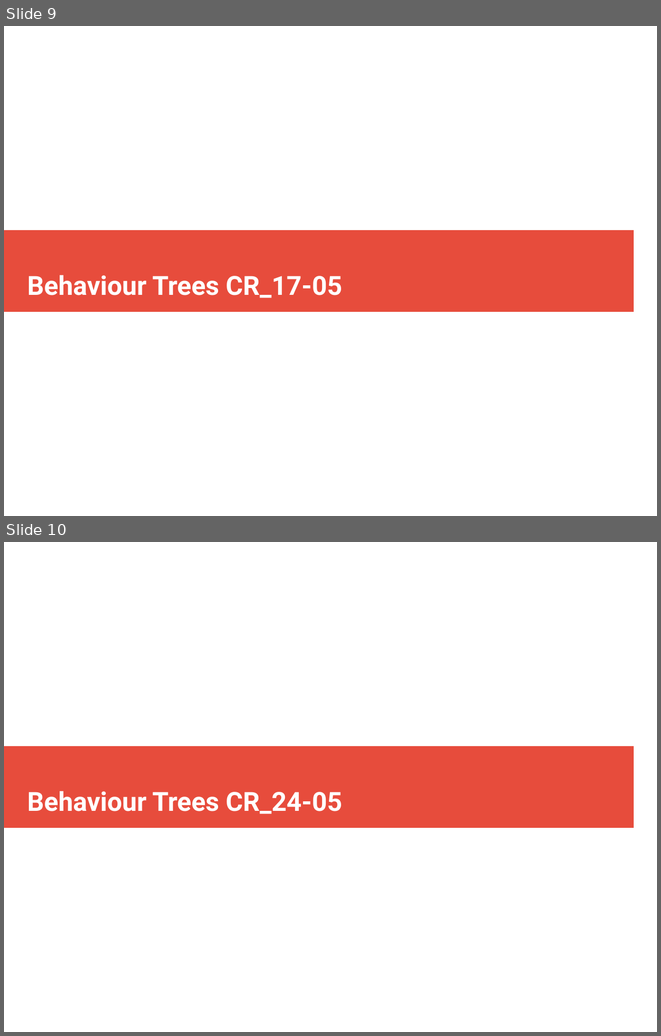
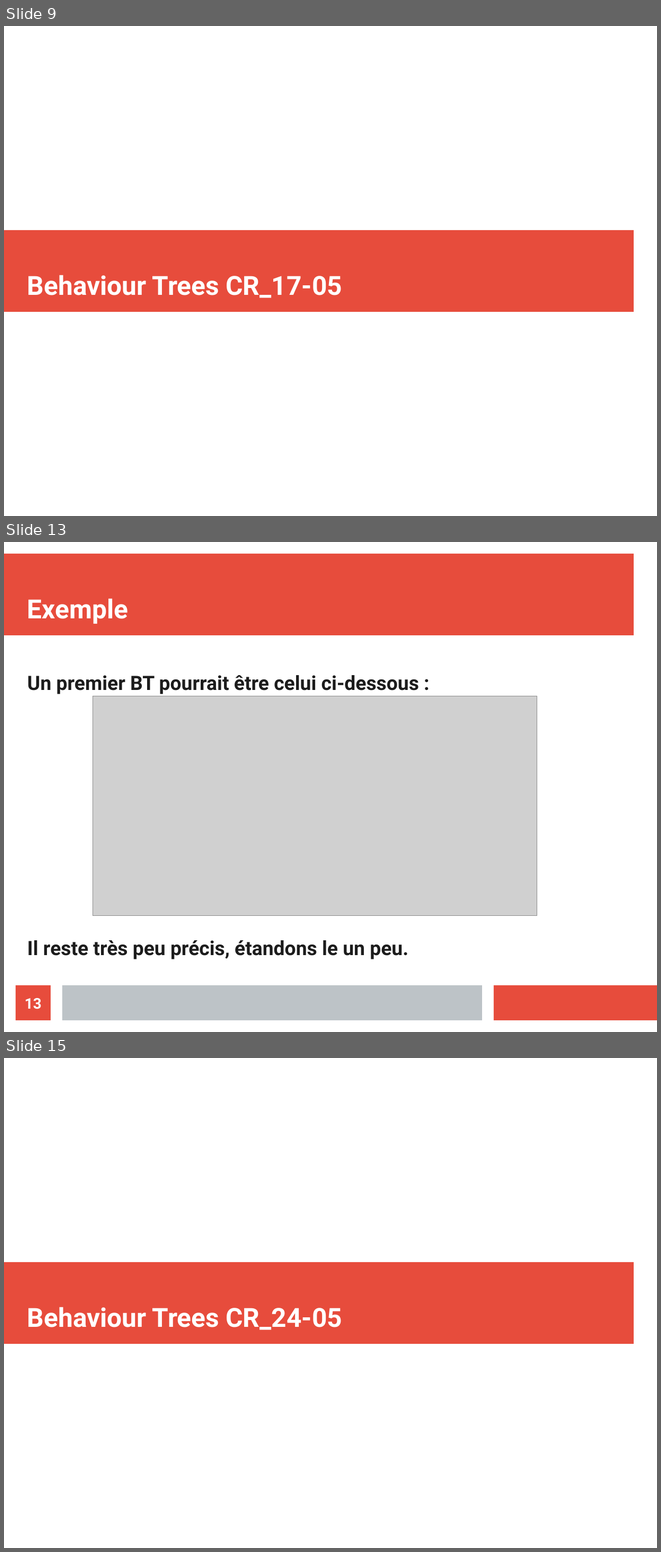
Before and after one commit to ValentinLebouvier/TAL2019, a slide deck: Comptes Rendus/CR_10-05.odp. Shown one above the other, each under a label of ours: slides 9 and 10 before the commit, slides 9, 13 and 15 after it; the slides between them are not shown. The pictures are 661x1036 and 661x1552 pixels, drawn with LibreOffice and Linux fonts; fonts in the diff are those of the drawing; grey boxes stand for pictures. Boxes give left, top, right and bottom in pixels: in the first picture for what was removed or moved away, otherwise in the second. Text is boxed around its words. In the diff, an @@ line names an element or a change of style, - is before the commit and + after.

```diff
--- a/Comptes Rendus/CR_10-05.odp
+++ b/Comptes Rendus/CR_10-05.odp
@@ slide 13 added at (x1=4, y1=542, x2=657, y2=1032), background #FFFFFF @@
@@ rectangle added at (x1=4, y1=554, x2=634, y2=636), fill #E74C3C @@
@@ title added at (x1=27, y1=598, x2=128, y2=624), 32 pt, text #FFFFFF, bold @@
+Exemple
@@ text added at (x1=27, y1=675, x2=419, y2=959), 24.1 pt, text #1C1C1C, bold @@
+Un premier BT pourrait être celui ci-dessous :
+Il reste très peu précis, étandons le un peu.
@@ picture added at (x1=93, y1=696, x2=537, y2=915) @@
@@ page number added at (x1=16, y1=985, x2=51, y2=1020), fill #E74C3C, 18 pt, text #FFFFFF, bold @@
+13
@@ rectangle added at (x1=62, y1=985, x2=482, y2=1020), fill #BDC3C7 @@
@@ rectangle added at (x1=494, y1=985, x2=657, y2=1020), fill #E74C3C @@
@@ what was slide 10 is now slide 15 @@
```
Also in this commit, not shown: 4 other slides added, 23 other files.
